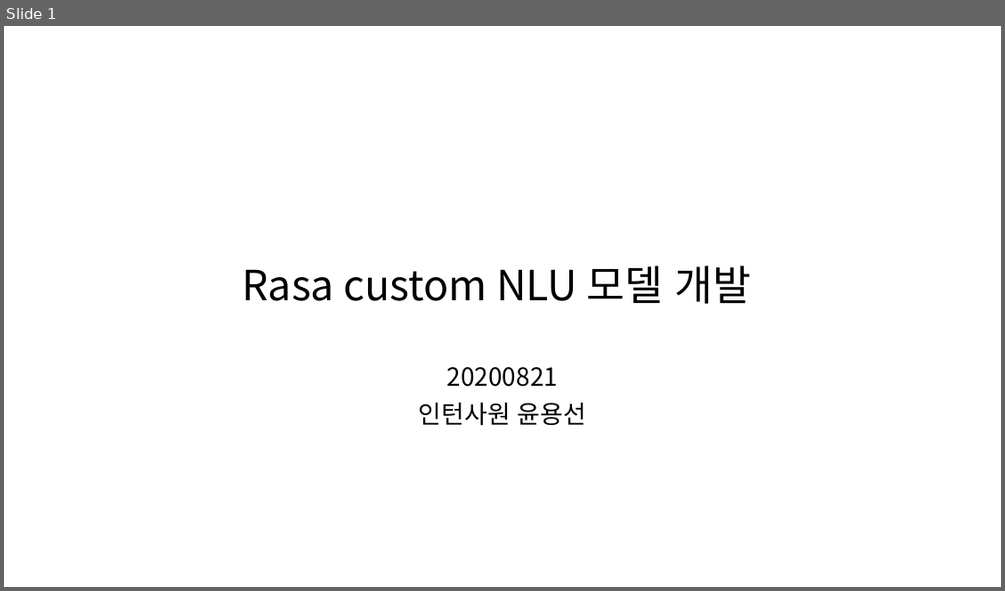
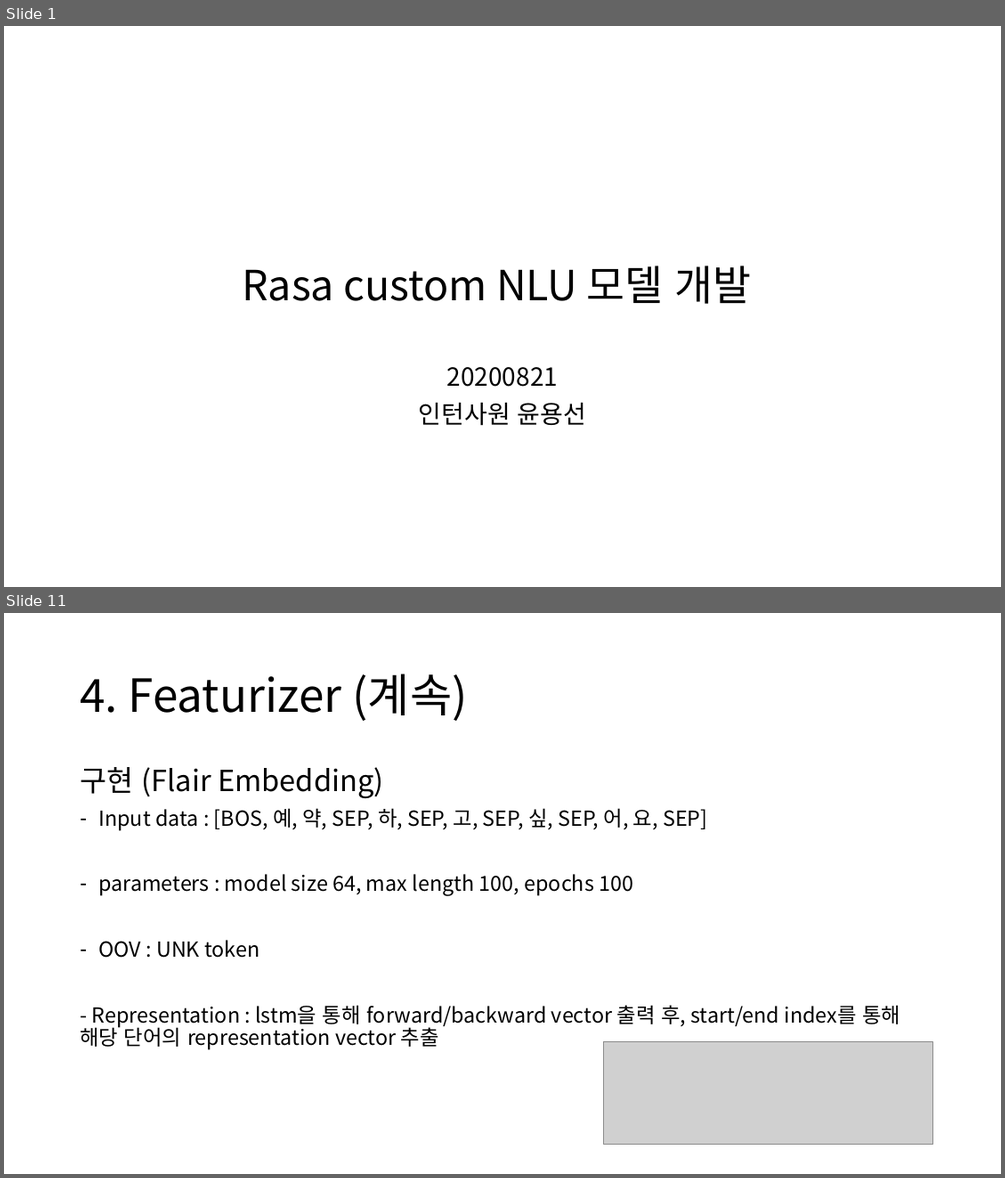
Before and after one commit to yongsun-yoon/chatbot, a slide deck: Rasa custom NLU 모델 개발.pptx. Shown one above the other, each under a label of ours: slide 1 before the commit, slides 1 and 11 after it; the slides between them are not shown. The pictures are 1005x591 and 1005x1178 pixels, drawn with LibreOffice and Linux fonts; fonts in the diff are those of the drawing; grey boxes stand for pictures. Boxes give left, top, right and bottom in pixels: in the first picture for what was removed or moved away, otherwise in the second. Text is boxed around its words. In the diff, an @@ line names an element or a change of style, - is before the commit and + after.

```diff
--- a/Rasa custom NLU 모델 개발.pptx
+++ b/Rasa custom NLU 모델 개발.pptx
@@ slide 11 added at <box>4,613,1001,1174</box>, background #FFFFFF @@
@@ title added at <box>80,674,468,721</box>, 44 pt, text #000000 @@
+4. Featurizer (계속)
@@ text added at <box>80,767,900,1050</box>, 20 pt, text #000000 @@
+구현 (Flair Embedding)
+– Input data : [BOS, 예, 약, SEP, 하, SEP, 고, SEP, 싶, SEP, 어, 요, SEP]
+– parameters : model size 64, max length 100, epochs 100
+– OOV : UNK token
+- Representation : lstm을 통해 forward/backward vector 출력 후, start/end index를 통해 해당 단어의 representation vector 추출
@@ picture added at <box>604,1041,933,1144</box> @@
```
Also in this commit, not shown: 9 slides changed, 8 other slides added, 3 slides removed, 26 other files.
